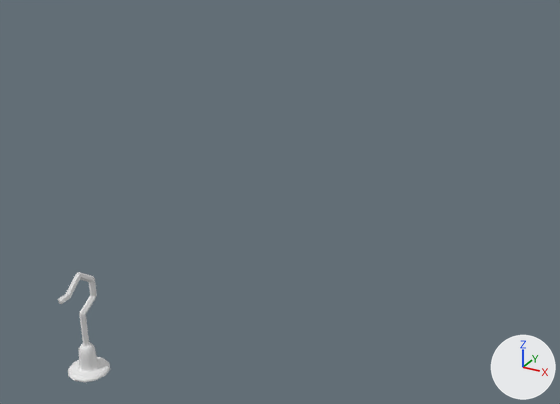
An edit to the Blender file Practicas/P2/BLENDER/APLICADAS/gancho.blend, drawn before and after from the same camera.
One viewpoint serves both versions: a 50 mm lens placed at (138.0, -305.0, 134.0), pointed at (-16.0, -27.0, -5.0). The lights are fixed; the arrows at lower right show +X, +Y and +Z. The first picture is the older version.

Names of what the first picture shows: 'Curva_Bezier.001'.
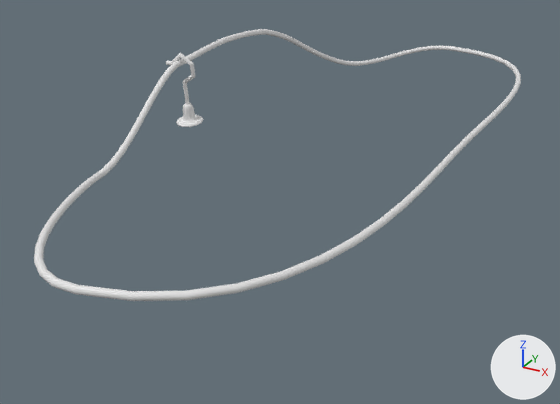
Edits to the scene script, one JSON object a line:
```json
{"op": "add", "block": "cu_círculo_bezier_004", "code": ["cu_círculo_bezier_004 = bpy.data.curves.new('Círculo_Bezier.004', 'CURVE')", "cu_círculo_bezier_004.dimensions = '3D'", "_sp = cu_círculo_bezier_004.splines.new('BEZIER'); _sp.bezier_points.add(7)", "_sp.bezier_points.foreach_set('co', [-4.445, 0.0, 2.35, -4.421, 2.803, 2.133, -3.813, 8.02, -0.0108, 0.0, 12.91, 0.0, 4.362, 0.0, 0.0, 0.0, -12.91, 0.0, -3.84, -7.95, -0.0131, -4.432, -2.701, 2.133])", "_sp.bezier_points.foreach_set('handle_left', [-4.447, -1.058, 2.349, -4.481, 2.451, 2.225, -4.658, 6.021, 0.844, -2.386, 13.31, -0.00444, 4.362, 5.319, 0.0, 5.246, -12.03, 0.0117, -3.804, -8.243, 0.00435, -4.38, -4.131, 2.27])", "_sp.bezier_points.foreach_set('handle_right', [-4.443, 1.098, 2.352, -4.108, 4.626, 1.654, -2.936, 10.09, -0.897, 5.244, 12.02, 0.00975, 4.362, -5.319, 0.0, -2.414, -13.31, -0.0054, -4.076, -6.042, -0.127, -4.44, -2.477, 2.111])", "for _p, _l, _r in zip(_sp.bezier_points, ['AUTO', 'ALIGNED', 'ALIGNED', 'AUTO', 'AUTO', 'AUTO', 'ALIGNED', 'ALIGNED'], ['AUTO', 'ALIGNED', 'ALIGNED', 'AUTO', 'AUTO', 'AUTO', 'ALIGNED', 'ALIGNED']): _p.handle_left_type = _l; _p.handle_right_type = _r", "_sp.order_u = 0", "_sp.order_v = 0", "_sp.use_cyclic_u = True", "_sp = cu_círculo_bezier_004.splines.new('BEZIER'); _sp.bezier_points.add(0)", "_sp.bezier_points.foreach_set('co', [-4.432, -2.701, 2.133])", "_sp.bezier_points.foreach_set('handle_left', [-4.427, -2.804, 2.115])", "_sp.bezier_points.foreach_set('handle_right', [-4.443, -2.479, 2.17])", "for _p, _l, _r in zip(_sp.bezier_points, ['ALIGNED'], ['ALIGNED']): _p.handle_left_type = _l; _p.handle_right_type = _r", "_sp.order_u = 0", "_sp.order_v = 0", "cu_círculo_bezier_004.path_duration = 371", "cu_círculo_bezier_004.use_path = True", "cu_círculo_bezier_004.bevel_mode = 'OBJECT'", "cu_círculo_bezier_004.fill_mode = 'FULL'", "cu_círculo_bezier_004.bevel_object = ob_formarail"]}
{"op": "add", "block": "cu_círculo_bezier_003", "code": ["cu_círculo_bezier_003 = bpy.data.curves.new('Círculo_Bezier.003', 'CURVE')", "cu_círculo_bezier_003.dimensions = '3D'", "_sp = cu_círculo_bezier_003.splines.new('BEZIER'); _sp.bezier_points.add(3)", "_sp.bezier_points.foreach_set('co', [-1.0, 0.0, 0.0, 0.0, 1.0, 0.0, 1.0, 0.0, 0.0, 0.0, -1.0, 0.0])", "_sp.bezier_points.foreach_set('handle_left', [-1.0, -0.552, 0.0, -0.552, 1.0, 0.0, 1.0, 0.552, 0.0, 0.552, -1.0, 0.0])", "_sp.bezier_points.foreach_set('handle_right', [-1.0, 0.552, 0.0, 0.552, 1.0, 0.0, 1.0, -0.552, 0.0, -0.552, -1.0, 0.0])", "for _p, _l, _r in zip(_sp.bezier_points, ['AUTO', 'AUTO', 'AUTO', 'AUTO'], ['AUTO', 'AUTO', 'AUTO', 'AUTO']): _p.handle_left_type = _l; _p.handle_right_type = _r", "_sp.order_u = 0", "_sp.order_v = 0", "_sp.use_cyclic_u = True", "cu_círculo_bezier_003.use_path = True", "cu_círculo_bezier_003.fill_mode = 'FULL'"]}
{"op": "set", "path": "ob_curva_bezier_001.location", "old": "(-0.4, -170.1, 0.0)", "new": "(-58.7, -34.3, 28.3)"}
{"op": "set", "path": "ob_curva_bezier_001.rotation_euler", "old": "(0.0, 1.568, 0.0)", "new": "(0.14, 0.0501, 0.00966)", "note": "degrees (0, 90, 0) -> degrees (8, 2.9, 0.6)"}
{"op": "add", "block": "ob_rail", "code": ["ob_rail = bpy.data.objects.new('Rail', cu_círculo_bezier_004)", "ob_rail.location = (-0.3, -0.2, 27.2)", "ob_rail.scale = (13.2, 13.2, 13.2)"]}
{"op": "add", "block": "ob_formarail", "code": ["ob_formarail = bpy.data.objects.new('FormaRail', cu_círculo_bezier_003)", "ob_formarail.location = (-0.278, -0.156, 0.0)", "ob_formarail.scale = (0.1, 0.1, 0.1)", "ob_formarail.hide_set(True)"]}
```

Where the change shows, as pixel boxes [x1, y1, x2, y2] in the pictures (560 x 404 px):
```json
{"object": "Rail", "change": "added", "after": [34, 29, 521, 301]}
{"object": "Curva_Bezier.001", "change": "moved, turned", "before": [58, 272, 110, 382], "after": [166, 53, 203, 127]}
```
